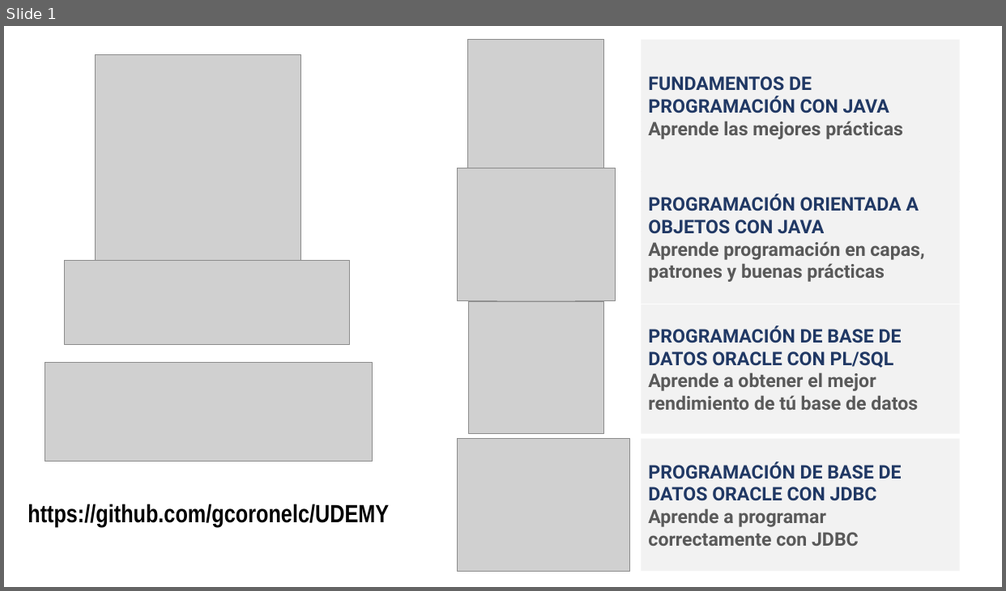
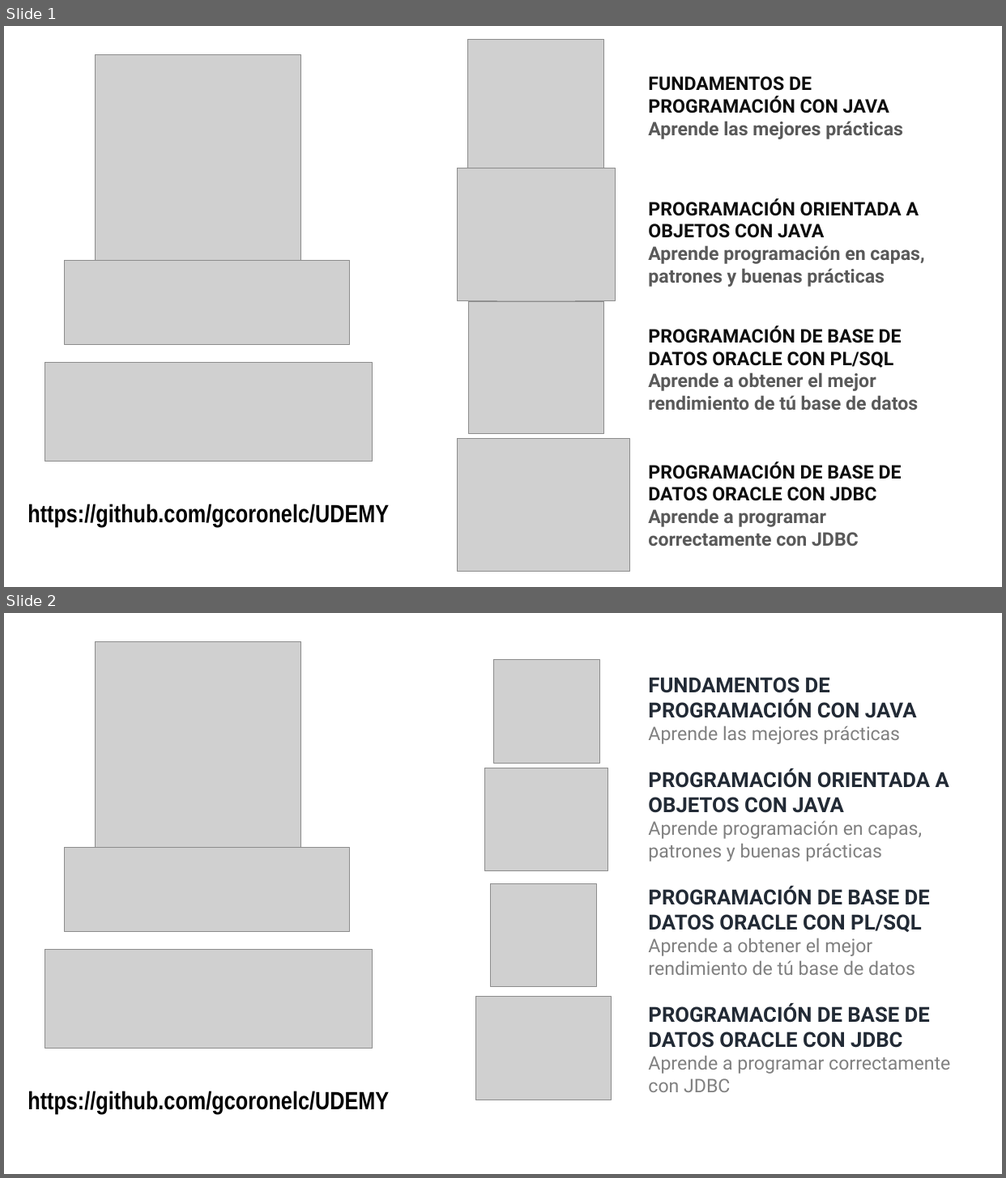
Before and after one commit to gcoronelc/UDEMY, a slide deck: img/Presentacion.pptx. Shown one above the other, each under a label of ours: slide 1 before the commit, slides 1 and 2 after it. The pictures are 1006x591 and 1006x1178 pixels, drawn with LibreOffice and Linux fonts; fonts in the diff are those of the drawing; grey boxes stand for pictures. Boxes give left, top, right and bottom in pixels: in the first picture for what was removed or moved away, otherwise in the second. Text is boxed around its words. In the diff, an @@ line names an element or a change of style, - is before the commit and + after.

```diff
--- a/img/Presentacion.pptx
+++ b/img/Presentacion.pptx
@@ slide 2 added at [4, 613, 1002, 1174], background #FFFFFF @@
@@ picture added at [96, 641, 301, 847] @@
@@ picture added at [493, 660, 599, 764] @@
@@ text added at [648, 677, 950, 1093], 18 pt, text #808080 @@
+FUNDAMENTOS DE PROGRAMACIÓN CON JAVA
+Aprende las mejores prácticas
+PROGRAMACIÓN ORIENTADA A OBJETOS CON JAVA
+Aprende programación en capas, patrones y buenas prácticas
+PROGRAMACIÓN DE BASE DE DATOS ORACLE CON PL/SQL
+Aprende a obtener el mejor rendimiento de tú base de datos
+PROGRAMACIÓN DE BASE DE DATOS ORACLE CON JDBC
+Aprende a programar correctamente con JDBC
@@ picture added at [485, 768, 609, 871] @@
@@ picture added at [64, 847, 349, 932] @@
@@ picture added at [491, 884, 596, 987] @@
@@ picture added at [45, 950, 373, 1049] @@
@@ picture added at [476, 997, 612, 1101] @@
@@ text added at [27, 1091, 389, 1114], 24 pt, text #000000, bold @@
+https://github.com/gcoronelc/UDEMY
@@ slide 1 changed as well @@
@@ text at [648, 76, 889, 113]: text colour #203864 to #0D0D0D in "FUNDAMENTOS DE PROGRAMACIÓN CON JAVA" @@
@@ text at [648, 199, 919, 238]: text colour #203864 to #0D0D0D in "PROGRAMACIÓN ORIENTADA A OBJETOS CON JAVA" @@
@@ text at [648, 326, 901, 368]: text colour #203864 to #0D0D0D in "PROGRAMACIÓN DE BASE DE DATOS ORACLE CON ..." @@
@@ 3 texts: place and size @@
-3 texts at [641, 40, 960, 571]
+3 texts at [648, 76, 918, 546]
@@ fill #F2F2F2 to none in 3 elements at [648, 76, 903, 139], [648, 326, 918, 410], [648, 462, 901, 546] @@
@@ text at [648, 462, 901, 501]: text colour #203864 to #0D0D0D in "PROGRAMACIÓN DE BASE DE DATOS ORACLE CON ..." @@
```
Also in this commit, not shown: 1 other file.
